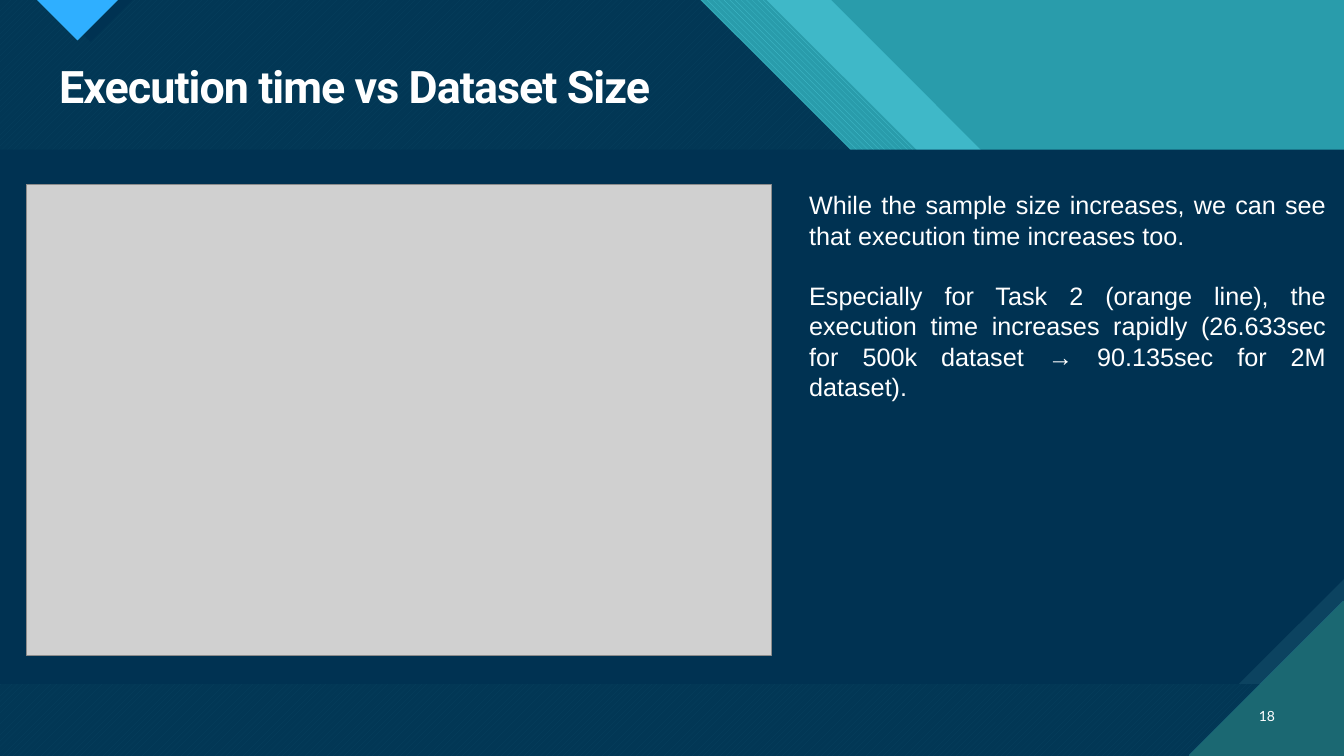
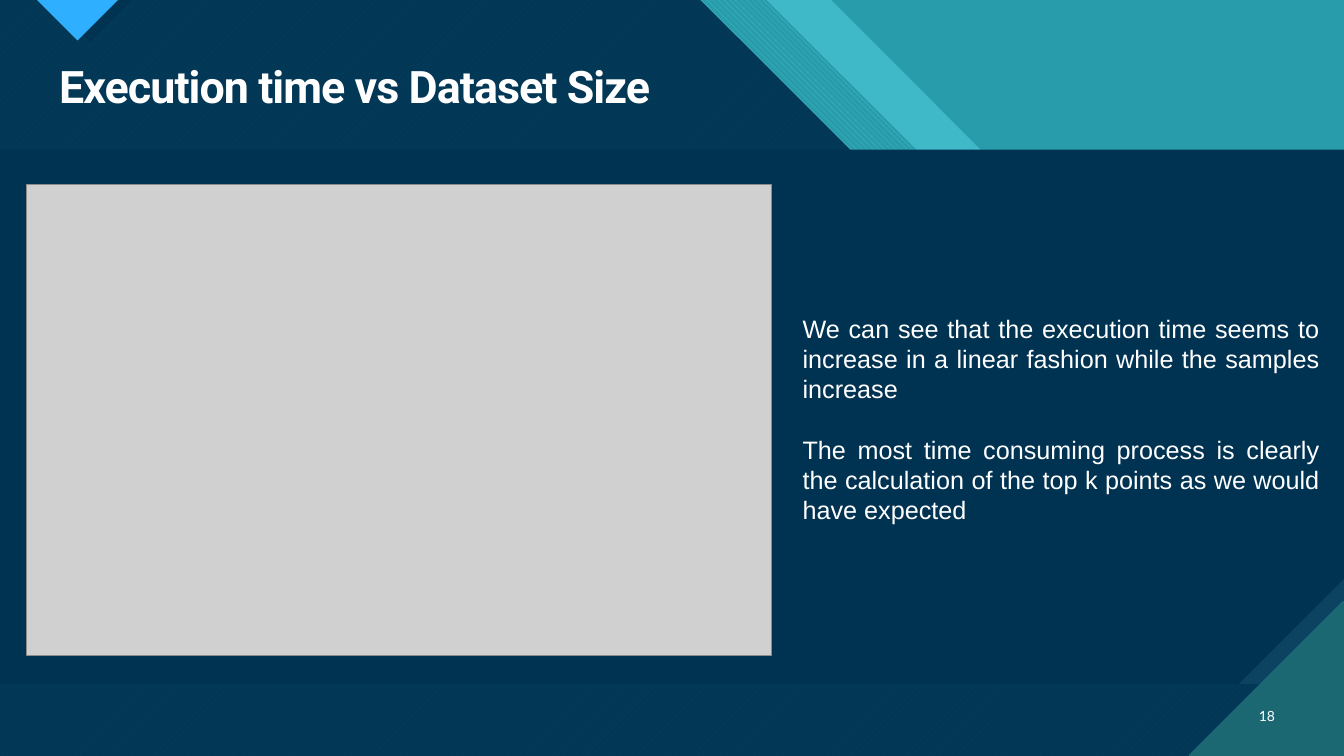
Before and after one commit to MnAppsNet/DominanceQueries, a slide deck: slide 18 of reports/report_presentation.pptx. Drawn at 1344x756 pixels with LibreOffice and Linux fonts; fonts in the diff are those of the drawing; grey boxes stand for pictures; background and template pictures are left out; a plain dark background stands for a picture behind light text. Boxes give left, top, right and bottom in pixels: in the first picture for what was removed or moved away, otherwise in the second. Text is boxed around its words. In the diff, an @@ line names an element or a change of style, - is before the commit and + after.

```diff
--- a/reports/report_presentation.pptx
+++ b/reports/report_presentation.pptx
@@ text at [803, 319, 1319, 525]: text changed @@
-While the sample size increases, we can see that execution time increases too.
-Especially for Task 2 (orange line), the execution time increases rapidly (26.633sec for 500k dataset → 90.135sec for 2M dataset).
+We can see that the execution time seems to increase in a linear fashion while the samples increase
+The most time consuming process is clearly the calculation of the top k points as we would have expected
```
Also in this commit, not shown: 4 other slides changed, 2 slides added, 2 slides removed, 4 other files.
